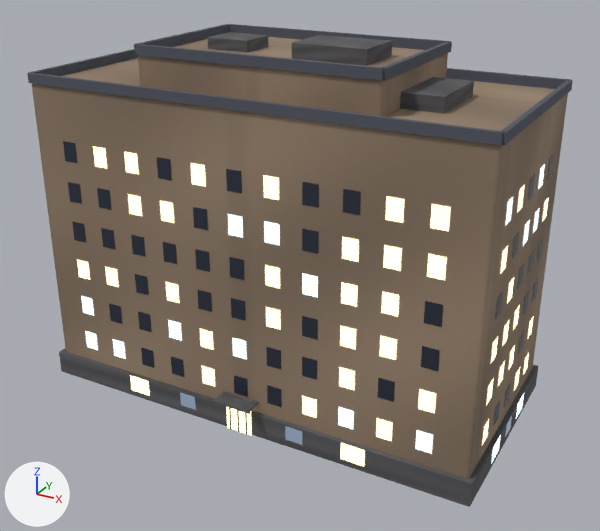
Renders of the glTF model game/assets/facades.glb from each side of a commit.
Camera for both pictures: a 50 mm camera at (25.0, -44.7, 31.2) aimed at (0.8, -0.8, 9.3). Arrows for +X, +Y and +Z are at lower left; the lights stay in place. The older version comes first. Where no turn or scale is listed for an object, it has been applied to the vertices.

In view in the first picture: 'FacadeSlab', 'FacadeTallSlab', 'FacadeWideLobbyCool', 'FacadeWideLobbyDim', 'FacadeWideLobbyWarm', 'FacadeWideSlab', 'FacadeWideWinCool', 'FacadeWideWinDark', 'FacadeWideWinWarm'.
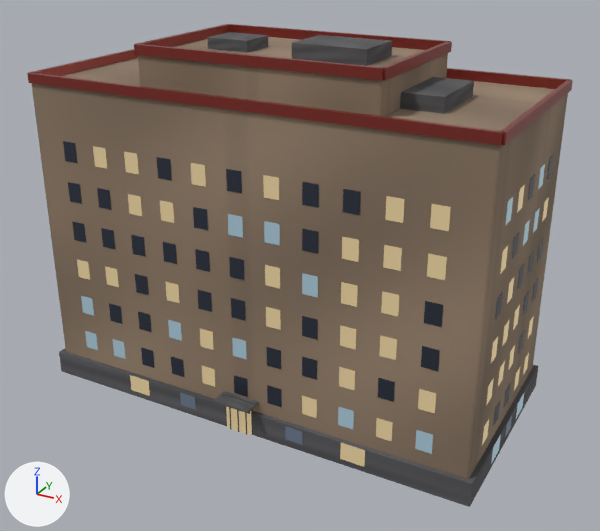
Pixel boxes (x1, y1, x2, y2) of what changed, in the pictures (600 x 531 px):
'FacadeWideSlab', recoloured, surface changed
    both: (27, 49, 573, 470)
'FacadeTallSlab', recoloured, surface changed (grey to red)
    both: (134, 24, 452, 116)
'FacadeWideWinWarm', recoloured, surface changed
    both: (77, 146, 549, 445)
'FacadeWideWinCool', recoloured, surface changed
    both: (81, 164, 545, 454)
'FacadeWideLobbyWarm', recoloured, surface changed
    both: (130, 375, 365, 467)
'FacadeWideLobbyDim', recoloured
    both: (180, 392, 512, 445)
'FacadeWideLobbyCool', recoloured, surface changed
    both: (491, 394, 524, 464)

Edits to the bpy script that builds the scene:
```text
Change mat_windim:
    mat_windim.emission_color: (0.175, 0.225, 0.3) -> (0.0525, 0.0675, 0.09)  # greyish blue #748295 -> greyish blue #414955
Change mat_winwarm:
    mat_winwarm.emission_color: (1.0, 0.78, 0.42) -> (0.45, 0.351, 0.189)  # beige #ffe5ad -> beige #b3a078
    mat_winwarm.emission_strength: 2.2 -> 1.0
Change mat_roofdark:
    mat_roofdark.base_color: (0.09, 0.1, 0.13) -> (0.28, 0.04, 0.03)  # dark grey #555965 -> red #903830
Change mat_wincool:
    mat_wincool.emission_color: (0.6, 0.85, 1.0) -> (0.21, 0.297, 0.35)  # blue #cbedff -> greyish blue #7e94a0
    mat_wincool.emission_strength: 2.0 -> 1.0
```
